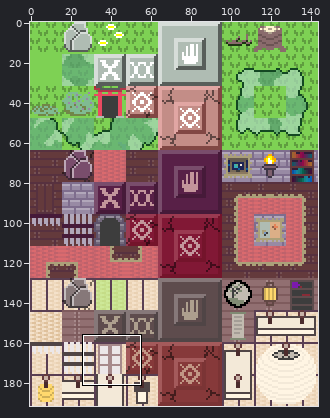
Edited in one commit: sprite sheet (in_game/tiles/tiles.png). The picture above shows the old version from afar; the outline marks the close-up.
Close-up. Before the edit:
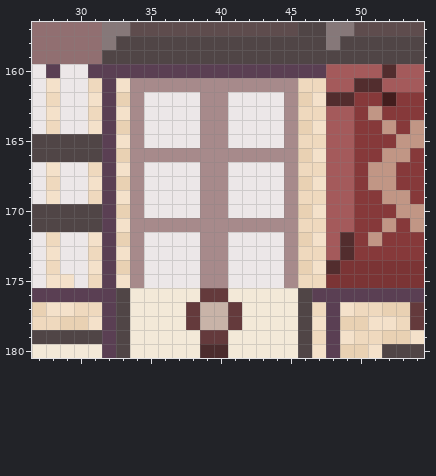
The file is 144x192 pixels. Colours within 5 levels of each other are drawn and written as one. Shown: x 27..54, y 157..180. The commit also changed other parts of the picture, which this record leaves out.
The same view after the edit:
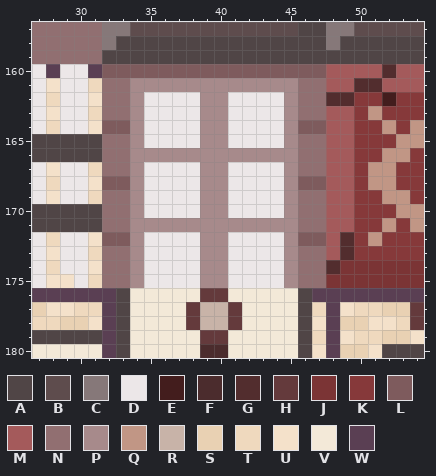
Palette (. is transparent): A #504546  B #5e4c4d  C #867879  D #ece7e8  E #431d1d  F #4b2c2d  G #522d2e  H #643a3c  J #7b3435  K #86393a  L #7e5b5d  M #a45a5b  N #916f71  P #a78a8b  Q #c19685  R #c8b3a8  S #e9d1b3  T #efd9be  U #f4e1ca  V #f3e9d8  W #5a3f53
Difference:
Colour S becomes colour L in row 164 at x 33 and 46; in row 168 at x 33 and 46; in row 172 at x 33 and 46.
Colour U becomes colour L in row 164 at x 47; in row 168 at x 47; in row 172 at x 47.
Colour W becomes colour L in row 160 at x 32 to 47; in row 164 at x 32; in row 168 at x 32; in row 172 at x 32.
Colour S becomes colour N in row 162 at x 33 and 46; in row 166 at x 33 and 46; in row 170 at x 33 and 46; in row 174 at x 33 and 46.
Colour T becomes colour N in row 161 at x 46 to 47; in row 163 at x 46 to 47; in row 165 at x 46 to 47; in row 167 at x 46 to 47; in row 169 at x 46 to 47; in row 171 at x 46 to 47.
Colour T becomes colour N in row 173 at x 46 to 47; in row 175 at x 46 to 47.
Colour U becomes colour N in row 161 at x 33; in row 162 at x 47; in row 163 at x 33; in row 165 at x 33; in row 166 at x 47; in row 167 at x 33.
Colour U becomes colour N in row 169 at x 33; in row 170 at x 47; in row 171 at x 33; in row 173 at x 33; in row 174 at x 47; in row 175 at x 33.
Colour W becomes colour N in rows 161 to 163 at x 32; in rows 165 to 167 at x 32; in rows 169 to 171 at x 32; in rows 173 to 175 at x 32.
Where, in picture pixels (left, top, right, bottom), the same in both close-ups:
changed: (102, 64, 326, 288)
